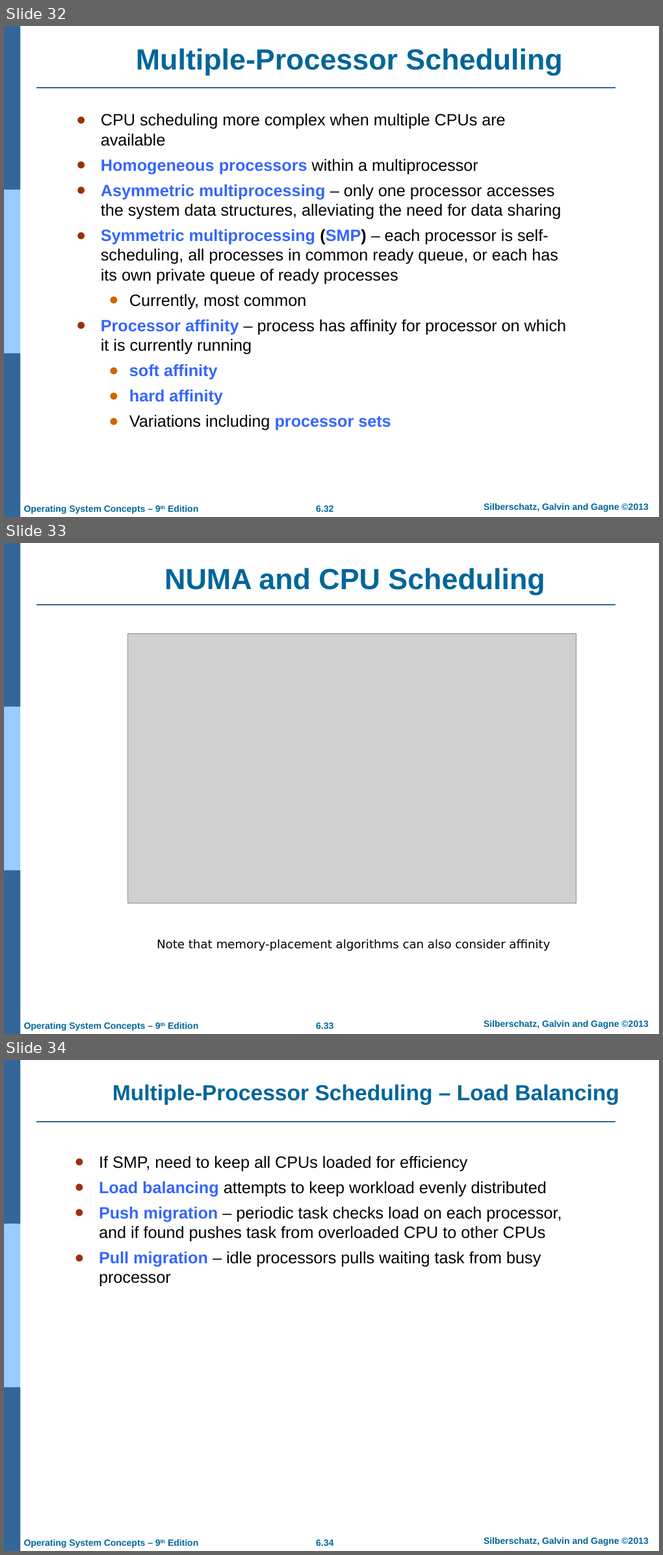
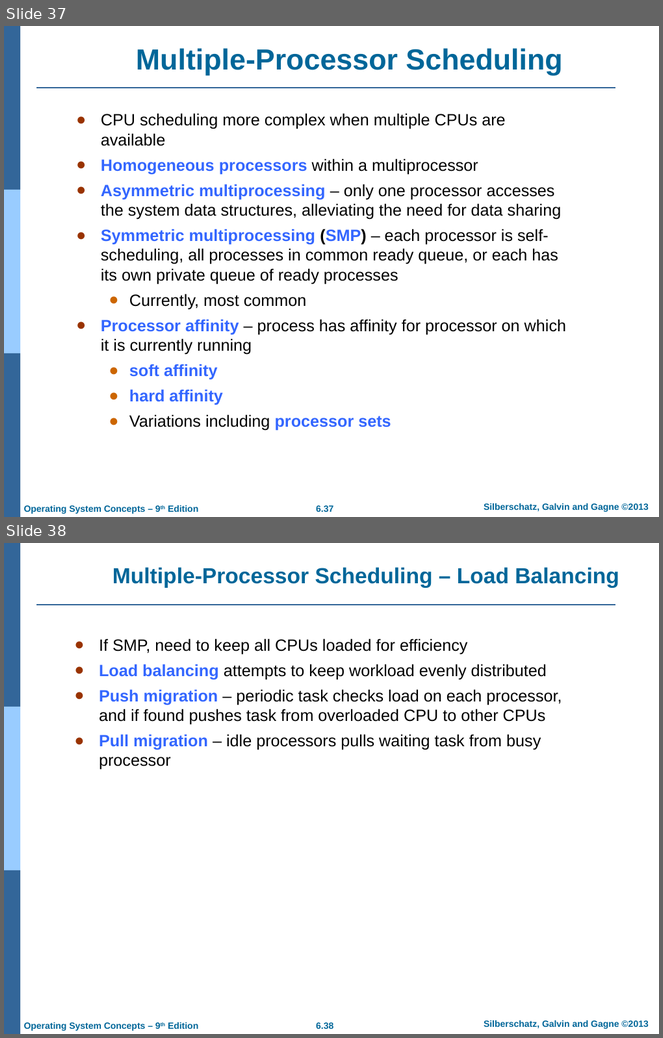
Before and after one commit to Rafi-afridi/OS, a slide deck: Lectures/CPU Scheduling.ppt.pptx. Shown one above the other, each under a label of ours: slides 32, 33 and 34 before the commit, slides 37 and 38 after it. The pictures are 663x1555 and 663x1038 pixels, drawn with LibreOffice and Linux fonts; fonts in the diff are those of the drawing; grey boxes stand for pictures; background and template pictures are left out. Boxes give left, top, right and bottom in pixels: in the first picture for what was removed or moved away, otherwise in the second. Text is boxed around its words. In the diff, an @@ line names an element or a change of style, - is before the commit and + after.

```diff
--- a/Lectures/CPU Scheduling.ppt.pptx
+++ b/Lectures/CPU Scheduling.ppt.pptx
@@ slide 33 removed at <box>4,543,659,1034</box>, background #FFFFFF; not listed: 7 template elements that a slide beside it also shows @@
@@ title removed at <box>165,568,545,595</box> @@
-NUMA and CPU Scheduling
@@ picture removed at <box>128,634,577,903</box> @@
@@ text removed at <box>157,939,550,951</box> @@
-Note that memory-placement algorithms can also consider affinity
@@ what was slide 32 is now slide 37 @@
@@ page number at <box>316,506,334,512</box>: text changed @@
-6.32
+6.37
@@ what was slide 34 is now slide 38 @@
@@ page number at <box>316,1023,334,1029</box>: text changed @@
-6.34
+6.38
```
Also in this commit, not shown: 5 slides changed, 9 slides added, 4 other slides removed, 10 other files.
